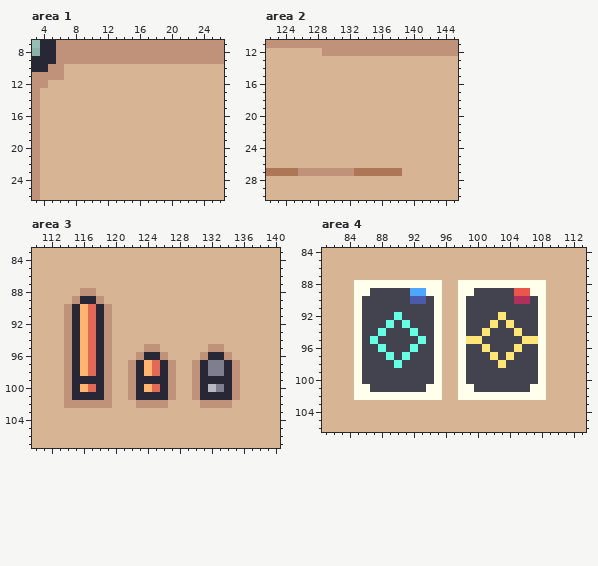
Two states of a pixel-art file, ASSETS_AND_ASSEPRITE_FILES/UI/StatusUI.aseprite. The picture above was drawn from the file before the commit.
156x111 pixels, 1 frame. Colours within 5 levels of each other are drawn and written as one. Shown: area 1: x 3..26, y 7..26; area 2: x 122..145, y 11..30; area 3: x 110..140, y 83..107; area 4: x 81..113, y 84..106. The commit also changed other parts of the picture, which this record leaves out.
The result:
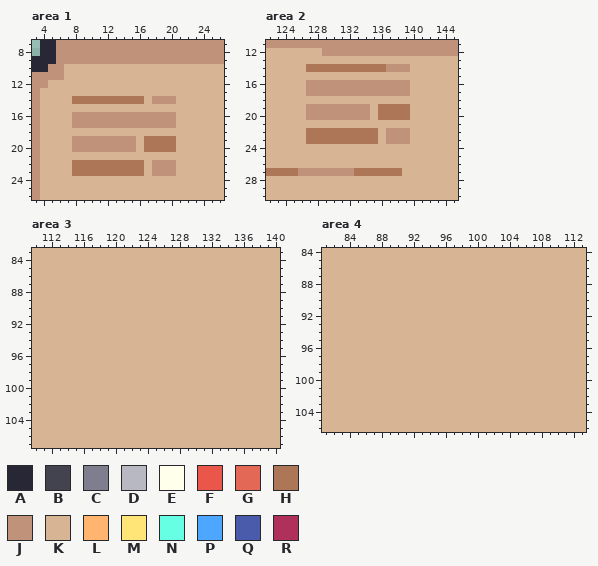
Palette (. is transparent): A #272736  B #43434f  C #7e7e8f  D #b8b8c3  E #ffffeb  F #eb564b  G #e36956  H #ad7657  J #c09279  K #d7b494  L #ffb570  M #ffe478  N #66ffe3  P #4da6ff  Q #4b5bab  R #b0305c
The exact change:
layer "Layer 2" now hidden
Changed rows in their new state; - is an unchanged pixel.
Area 1, layer "Flattened":
first column x 8:
14 HHHHHHHHH-JJJ
16 JJJJJJJJJJJJJ
17 JJJJJJJJJJJJJ
19 JJJJJJJJ-HHHH
20 JJJJJJJJ-HHHH
22 HHHHHHHHH-JJJ
23 HHHHHHHHH-JJJ
Area 2, layer "Flattened":
first column x 127:
14 HHHHHHHHHHJJJ
16 JJJJJJJJJJJJJ
17 JJJJJJJJJJJJJ
19 JJJJJJJJ-HHHH
20 JJJJJJJJ-HHHH
22 HHHHHHHHH-JJJ
23 HHHHHHHHH-JJJ
Area 3:
first column x 114:
 88 --KK------------------
 89 -KKKK-----------------
 90 KKKKKK----------------
 91 KKKKKK----------------
 92 KKKKKK----------------
 93 KKKKKK----------------
 94 KKKKKK----------------
 95 KKKKKK----KK------KK--
 96 KKKKKK---KKKK----KKKK-
 97 KKKKKK--KKKKKK--KKKKKK
 98 KKKKKK--KKKKKK--KKKKKK
 99 KKKKKK--KKKKKK--KKKKKK
100 KKKKKK--KKKKKK--KKKKKK
101 KKKKKK--KKKKKK--KKKKKK
102 KKKKKK---KKKK----KKKK-
Area 4:
first column x 85:
 88 KKKKKKKKKKK--KKKKKKKKKKK
 89 KKKKKKKKKKK--KKKKKKKKKKK
 90 KKKKKKKKKKK--KKKKKKKKKKK
 91 KKKKKKKKKKK--KKKKKKKKKKK
 92 KKKKKKKKKKK--KKKKKKKKKKK
 93 KKKKKKKKKKK--KKKKKKKKKKK
 94 KKKKKKKKKKK--KKKKKKKKKKK
 95 KKKKKKKKKKK--KKKKKKKKKKK
 96 KKKKKKKKKKK--KKKKKKKKKKK
 97 KKKKKKKKKKK--KKKKKKKKKKK
 98 KKKKKKKKKKK--KKKKKKKKKKK
 99 KKKKKKKKKKK--KKKKKKKKKKK
100 KKKKKKKKKKK--KKKKKKKKKKK
101 KKKKKKKKKKK--KKKKKKKKKKK
102 KKKKKKKKKKK--KKKKKKKKKKK
Changed places in both pictures, as pixel boxes (x1, y1, x2, y2):
changed: (72, 96, 176, 176)
changed: (306, 64, 410, 144)
changed: (64, 288, 240, 408)
changed: (354, 280, 546, 400)
